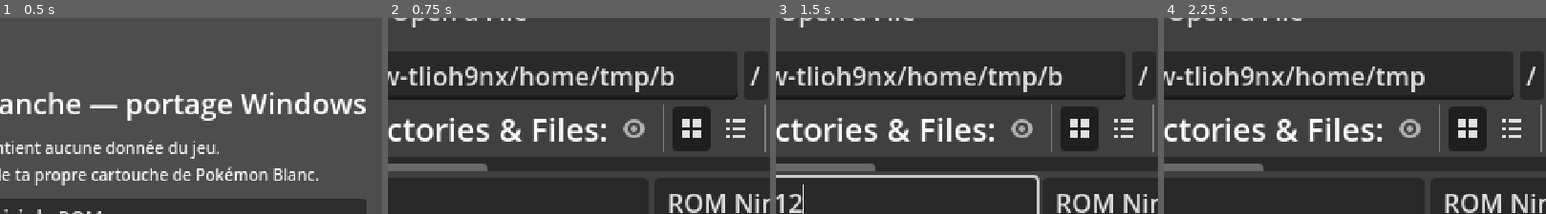
Above: before the commit, frames 1-4 (left to right).
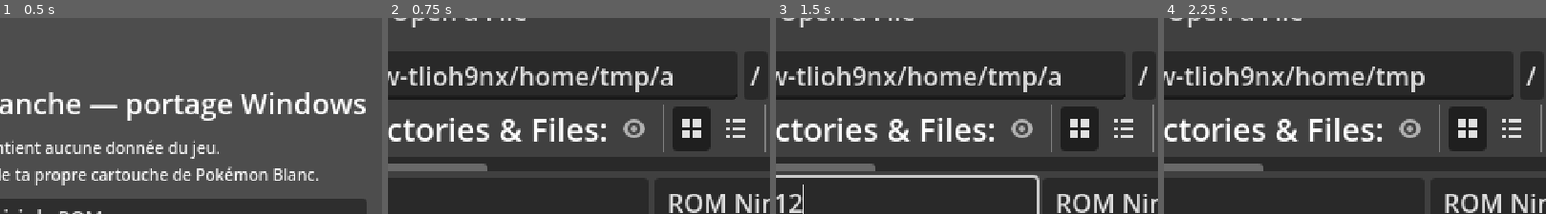
Above: after the commit, the same moments.

Repository: Brasegon/Pokemon-NB-x86
Game: Godot game, scene res://scenes/boot/boot.tscn
Same seed, same stepped clock (60 frames per second), same inputs: the game is played once before the commit and once after it.
Inputs (mouse positions are % of the whole screen's width and height, from its top left):
- Up to frame 1 (0.5 s): no input
- Up to frame 2 (0.75 s): click "Choisir la ROM…" at 0.5 s
- Up to frame 3 (1.5 s): click (61, 56) at 1.27 s; type "12" at 1.35 s
- Up to frame 4 (2.25 s): click (16, 24) at 2 s
The pictures show only the part of the screen within x 44-94%, y 9-59%; the shares and areas given below are measured in that part.

Frame 1 is identical in both runs. In frame 2, 0.2% of the frame differs, in the area x 71-76%, y 24-35%; in frame 3, 0.2%; in frame 4, nothing differs.

Commit message:
Phase 3 : commande 0xDA (variables de la table de l'overlay 10)
Co-Authored-By: Claude Opus 5.5 <noreply@anthropic.com>

Diff:
--- a/engine/field/field_scripts.gd
+++ b/engine/field/field_scripts.gd
@@ -307,6 +307,21 @@
 	state.has_pokedex = true
 
 
+## Fiche n° id de la table de la commande 0xDA (overlay 10, 0x02170F40) : [variable, valeur].
+const VAR_TABLE := 0x02170F40
+const VAR_TABLE_ENTRIES := 10
+
+
+func var_table_entry(id: int) -> Array:
+	var code: PackedByteArray = _rom.overlay(ScriptFiles.OVERLAY)
+	var at: int = VAR_TABLE - _rom.overlay_address(ScriptFiles.OVERLAY)
+	for i in VAR_TABLE_ENTRIES:
+		var p := at + i * 6
+		if p >= 0 and p + 6 <= code.size() and code[p + 1] == id:
+			return [code.decode_u16(p + 2), code.decode_u16(p + 4)]
+	return []
+
+
 ## Bâtiment d'un genre près de la case (x, z) (commande 0x127) : son numéro, ou 0.
 func find_building(kind: int, x: int, z: int) -> int:
 	var building := field.find_building(kind, Vector2i(x, z))
--- a/engine/script/script_vm.gd
+++ b/engine/script/script_vm.gd
@@ -374,6 +374,17 @@
 			# Poche du sac de l'objet (paramètre 5 de ses données, 0x02020F80).
 			var item := _value()
 			work.set_var(_u16(), ItemData.pocket(item))
+		0xDA:
+			# Variable de la table 0x02170F40 (overlay 10 : 10 fiches de 6 octets, numéro en +1,
+			# variable en +2, valeur en +4 ; 0x02159EA4, 0x02159EC8) : sa valeur si le 2e
+			# paramètre est mis, sinon 0. Le 3e déclenche une mise à jour de la carte (0x02159B34)
+			# qu'on n'a pas encore suivie.
+			var id := _value()
+			var on := _value()
+			_value()
+			var entry: Array = host.var_table_entry(id)
+			if not entry.is_empty():
+				work.set_var(entry[0], entry[1] if on != 0 else 0)
 		0xE0:
 			# Version du jeu : 0x0215A9F0 écrit 20 (0x14), le numéro de Pokémon Blanc.
 			work.set_var(_u16(), GAME_VERSION)
--- a/tests/test_world.gd
+++ b/tests/test_world.gd
@@ -320,6 +320,7 @@
 	_check(scripts.state.party.size() == 1 and scripts.state.party[0].species == 498 and scripts.state.party[0].level == 5,
 		"Gruikui (n° 498) rejoint l'équipe, niveau 5 (commande 0x10C)")
 	_check(scripts.work.get_var(0x4030) == 1, "variable 0x4030 = 1 : le starter choisi est le deuxième")
+	_check(scripts.work.get_var(0x4037) == 2096, "commande 0xDA : variable 0x4037 = 2096 (table de l'overlay 10)")
 	_check(scripts.state.money == 3000, "argent de départ : 3000 (commande 0xF9 du script 9600)")
 	_test_story(map, hero, scripts, box)
 	scripts.queue_free()
